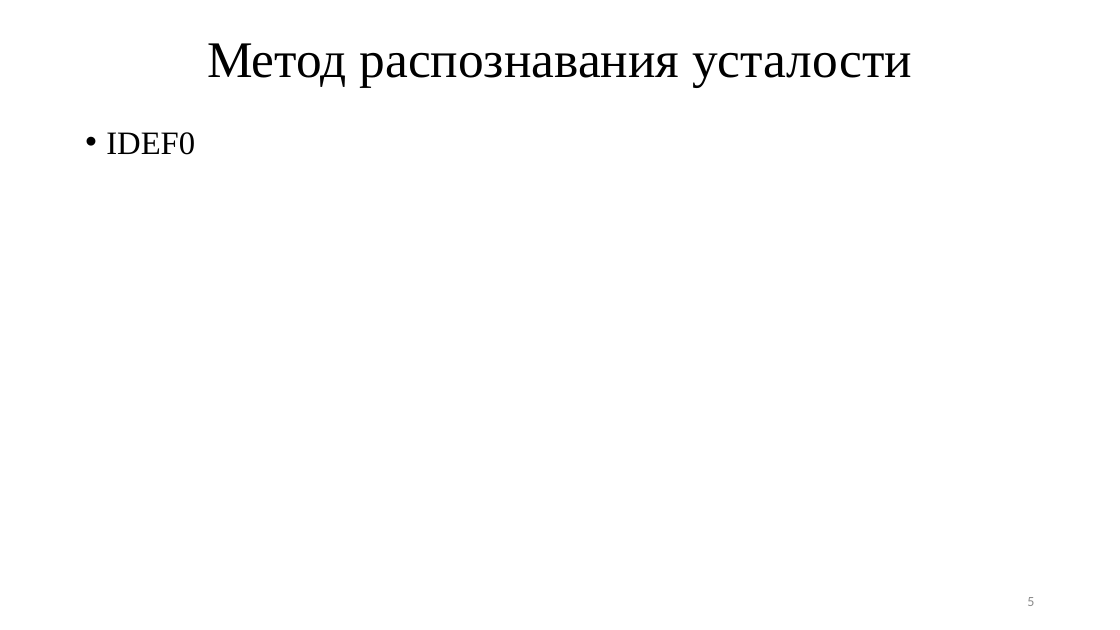
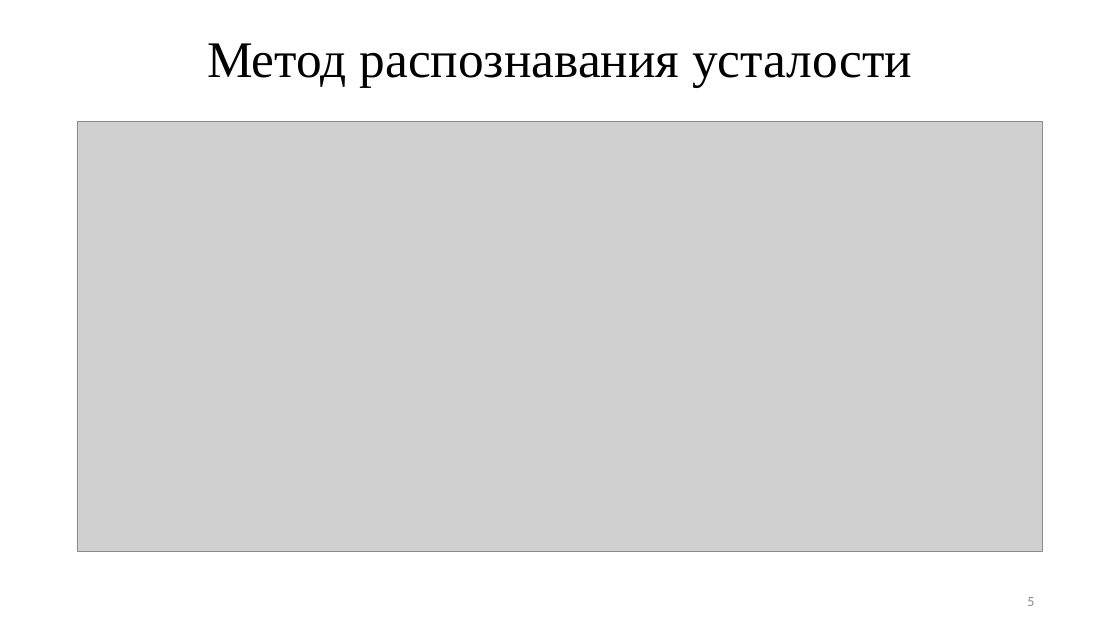
Before and after one commit to TheSawIsTheLaw/FatigueRecognitionSystem, a slide deck: slide 5 of Presentation/presentation.pptx. Drawn at 1120x630 pixels with LibreOffice and Linux fonts; fonts in the diff are those of the drawing; grey boxes stand for pictures. Boxes give left, top, right and bottom in pixels: in the first picture for what was removed or moved away, otherwise in the second. Text is boxed around its words. In the diff, an @@ line names an element or a change of style, - is before the commit and + after.

Commit message:
ADD: presentation

```diff
--- a/Presentation/presentation.pptx
+++ b/Presentation/presentation.pptx
@@ picture added at bbox=[77, 122, 1044, 551] @@
@@ text removed at bbox=[106, 132, 195, 155] @@
-• IDEF0
```
Also in this commit, not shown: 3 other slides changed, 9 slides added, 10 slides removed, 13 other files.
